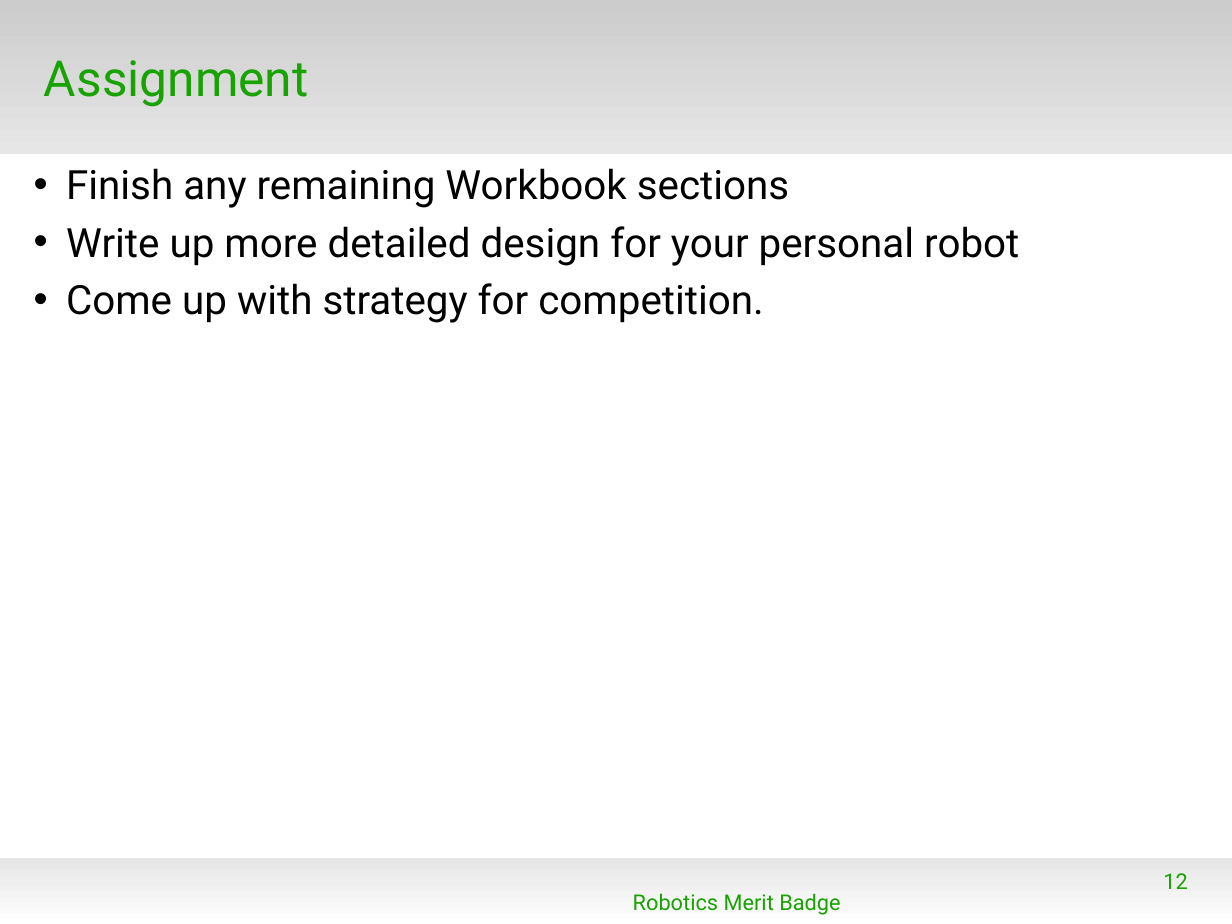
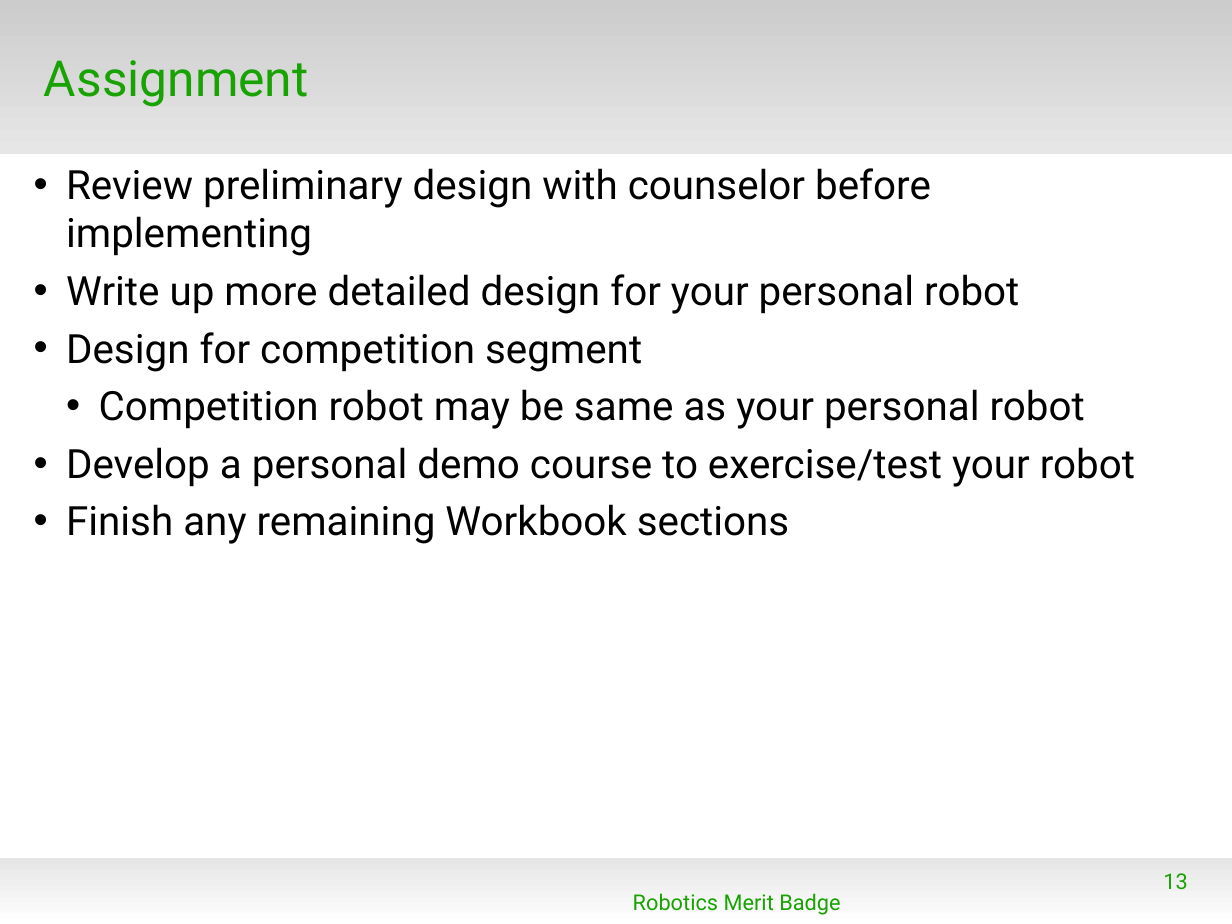
Before and after one commit to mcli/RoboticsMB, a slide deck: slide 13 of doc/RMB_Session3.odp (slide 12 before the commit). Drawn at 1232x924 pixels with LibreOffice and Linux fonts; fonts in the diff are those of the drawing; background and template pictures are left out. Boxes give left, top, right and bottom in pixels: in the first picture for what was removed or moved away, otherwise in the second. Text is boxed around its words. In the diff, an @@ line names an element or a change of style, - is before the commit and + after.

```diff
--- a/doc/RMB_Session3.odp
+++ b/doc/RMB_Session3.odp
@@ text at (66, 168, 1135, 487): paragraphs added @@
+• Review preliminary design with counselor before implementing
+• Write up more detailed design for your personal robot
+• Design for competition segment
+  • Competition robot may be same as your personal robot
+• Develop a personal demo course to exercise/test your robot
@@ text at (66, 226, 1019, 323): paragraphs removed @@
-• Write up more detailed design for your personal robot
-• Come up with strategy for competition.
@@ page number at (1163, 873, 1187, 890): text changed @@
-12
+13
```
Also in this commit, not shown: 8 other slides changed, 1 slide added.
